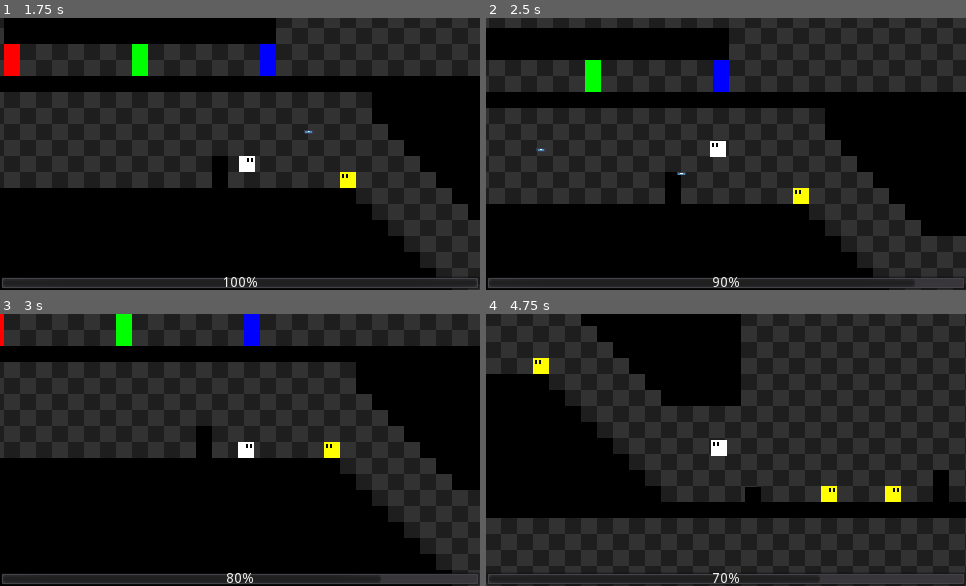
Above: before the commit, frames 1-4 (two rows, left to right).
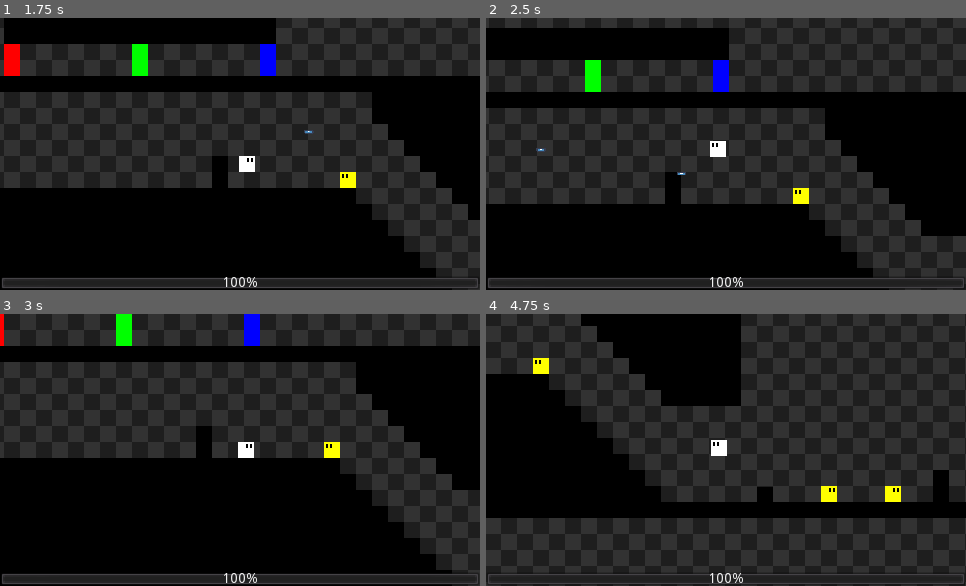
Above: after the commit, the same moments.

Repository: POtOSoftware/Project-Poop-Shit
Game: Godot game, scene res://Levels/dev.tscn
Two runs of this game, one before a commit and one after it. Both use one fixed random seed, a clock stepped at 60 frames per second and the inputs below. The engine's default icon, where the game draws it, is replaced by a stand-in: a white triangle on a blue panel in a dark square.
Inputs:
- Up to frame 1 (1.75 s): tap Enter at 0.5 s; hold Ctrl (fire) 0.53-1.28 s; hold Right (move_right) from 0.53 s (still down); tap Up (jump) at 0.77, 0.8, 1.07, 1.35, 1.52 s; tap Ctrl (fire) at 1.55 s
- Up to frame 2 (2.5 s): tap Up (jump) at 1.82, 2.3 s; release Right (move_right) at 2.03 s; hold Left (move_left) from 2.03 s (still down); hold Ctrl (fire) from 2.03 s (still down)
- Up to frame 3 (3 s): release Left (move_left) at 2.78 s; release Ctrl (fire) at 2.78 s; hold Right (move_right) from 2.78 s (still down); tap Ctrl (fire) at 2.85 s
- Up to frame 4 (4.75 s): tap Up (jump) at 3.02, 3.32, 4.52 s; hold Up (jump) 3.53-4.28 s; release Right (move_right) at 4.28 s; hold Left (move_left) from 4.28 s (still down); tap Ctrl (fire) at 4.35 s

Frame 1 is identical in both runs. In frame 2, 0.3% of the frame differs, in the area x 46-99%, y 95-99%; in frame 3, 0.5%; in frame 4, 0.9%, in the area x 46-99%, y 63-99%.

Commit message:
fancy new state machine, add idle state

Diff:
--- a/Enemies/YellowGuy.gd
+++ b/Enemies/YellowGuy.gd
@@ -1,8 +1,11 @@
 extends KinematicBody2D
+
+enum states {IDLE, CHASE, FIRE}
 
 export var health : int = 20
 export var ai_enabled : bool = true
 export var is_flipped: bool = false
+export(states) var state = states.IDLE
 export(String, "pistol", "smg", "assault_rifle", "death_lazer") var current_weapon = "pistol"
 
 # movement stuffs :3
@@ -24,6 +27,7 @@
 onready var gun = $Flippable/Gun
 
 func _ready():
+	set_new_state(state)
 	gun.current_weapon = current_weapon
 	flip_node(is_flipped)
 	#move_in_current_direction(5)
@@ -42,6 +46,10 @@
 	set_process(false)
 	set_physics_process(false)
 
+func set_new_state(new_state: int) -> void:
+	state = new_state
+	print(self.name + ": Changing state to " + str(states.keys()[state]))
+
 func _physics_process(delta):
 	# not even our sworn enemies can avoid gravity
 	velocity.y += GameWorld.GRAVITY * delta
@@ -54,6 +62,25 @@
 
 	#move_left()
 	velocity = move_and_slide(velocity, Vector2.UP)
+
+func update_ai():
+	var space_state = get_world_2d().direct_space_state
+
+	match state:
+		states.IDLE:
+			if player_detected:
+				var player_pos = Global.player.global_position
+				var result = space_state.intersect_ray(global_position, player_pos, [self])
+				if result:
+					if result.collider == Global.player:
+						set_new_state(states.CHASE)
+		states.CHASE:
+			pass
+		states.FIRE:
+			pass
+		_:
+			printerr("Enemy " + self.name + " had a state error and had to die!")
+			die()
 
 func move_left():
 	velocity.x = -move_speed
@@ -77,16 +104,16 @@
 func stop_moving():
 	velocity.x = 0
 
-func update_ai():
-	if detection_ray.get_collider() == Global.player:
-		gun.fire(self)
-	# why jump over the player? I WANNA SHOOT THE PLAYER!
-	# but if it's a wall, then fuck yeah i wanna JUMP!
-	if obstacle_ray.is_colliding():
-		# wah wah nested if statement gay and cringe but lookie now im not scared of my own bullets!
-		if obstacle_ray.get_collider() != Global.player && !obstacle_ray.get_collider().is_in_group("bullet"):
-			move_in_current_direction()
-			jump()
+#func update_ai():
+#	if detection_ray.get_collider() == Global.player:
+#		gun.fire(self)
+#	# why jump over the player? I WANNA SHOOT THE PLAYER!
+#	# but if it's a wall, then fuck yeah i wanna JUMP!
+#	if obstacle_ray.is_colliding():
+#		# wah wah nested if statement gay and cringe but lookie now im not scared of my own bullets!
+#		if obstacle_ray.get_collider() != Global.player && !obstacle_ray.get_collider().is_in_group("bullet"):
+#			move_in_current_direction()
+#			jump()
 
 func flip_node(value: bool):
 	if value:
@@ -109,21 +136,24 @@
 	is_flipped = value
 
 func _on_PlayerDetection_body_entered(body):
-	print(body)
-	var space_state = get_world_2d().direct_space_state
+	if body == Global.player:
+		player_detected = true
 
-	if body == Global.player and ai_enabled:
-		var player_pos = Global.player.global_position
-		# draw an invisible line from our position to the player's and get whatever collisions happen on that line, but exclude us, we don't count
-		var result = space_state.intersect_ray(global_position, player_pos, [self])
+	#print(body)
+	#var space_state = get_world_2d().direct_space_state
 
-		if result:
-			if result.collider == Global.player:
-				if result.normal.x > 0:
-					move_left()
-				else:
-					move_right()
+	#if body == Global.player and ai_enabled:
+	#	var player_pos = Global.player.global_position
+	#	# draw an invisible line from our position to the player's and get whatever collisions happen on that line, but exclude us, we don't count
+	#	var result = space_state.intersect_ray(global_position, player_pos, [self])
+
+	#	if result:
+	#		if result.collider == Global.player:
+	#			if result.normal.x > 0:
+	#				move_left()
+	#			else:
+	#				move_right()
 
 func _on_PlayerDetection_body_exited(body):
-	if body == Global.player and ai_enabled:
-		stop_moving()
+	if body == Global.player:
+		player_detected = false
